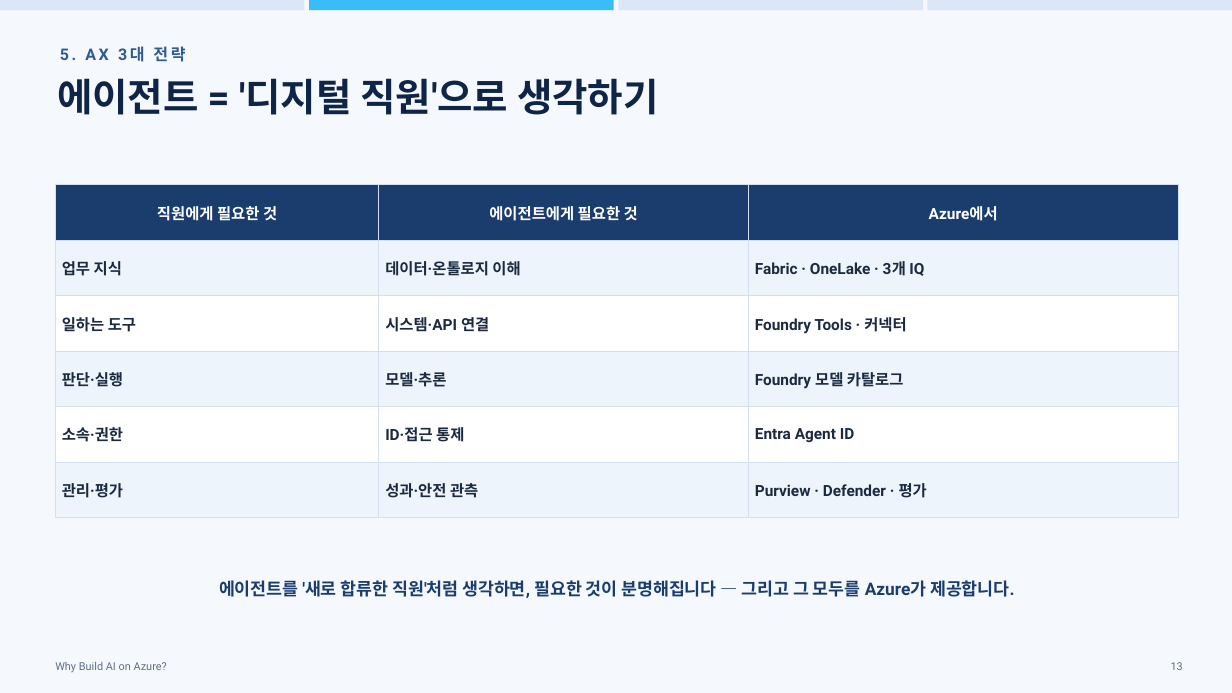
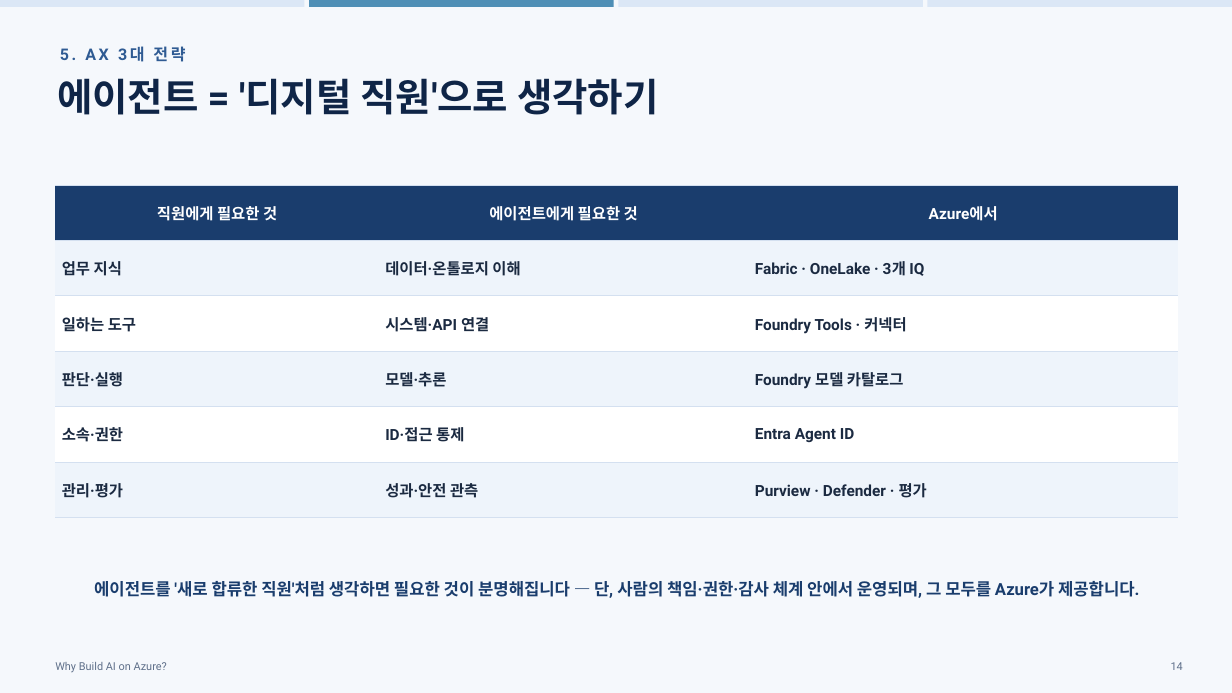
Before and after one commit to hijigoo/why-build-ai-on-azure, a slide deck: slide 14 of PROD-why-build-ai-on-azure.pptx (slide 13 before the commit). Drawn at 1232x693 pixels with LibreOffice and Linux fonts; fonts in the diff are those of the drawing. Boxes give left, top, right and bottom in pixels: in the first picture for what was removed or moved away, otherwise in the second. Text is boxed around its words. In the diff, an @@ line names an element or a change of style, - is before the commit and + after.

```diff
--- a/PROD-why-build-ai-on-azure.pptx
+++ b/PROD-why-build-ai-on-azure.pptx
@@ rectangle: place and size @@
-rectangle at [0,0,305,10]
+rectangle at [0,0,305,6]
@@ rectangle: place and size @@
-rectangle at [310,0,615,10]
+rectangle at [310,0,615,6]
@@ rectangle at [310,0,615,6]: fill #38BDF8 to #4F8FB6 @@
@@ rectangle: place and size @@
-rectangle at [618,0,923,10]
+rectangle at [618,0,923,6]
@@ rectangle: place and size @@
-rectangle at [928,0,1232,10]
+rectangle at [928,0,1232,6]
@@ table at [55,185,1178,502] @@
@@ borders changed @@
@@ text at [94,581,1139,598]: text changed; size 13.5 to 13 pt @@
-에이전트를 '새로 합류한 직원'처럼 생각하면, 필요한 것이 분명해집니다 — 그리고 그 모두를 Azure가 제공합니다.
+에이전트를 '새로 합류한 직원'처럼 생각하면 필요한 것이 분명해집니다 — 단, 사람의 책임·권한·감사 체계 안에서 운영되며, 그 모두를 Azure가 제공합니다.
@@ text at [1171,662,1183,670]: text changed @@
-13
+14
```
Also in this commit, not shown: 30 other slides changed, 1 slide added, 2 other files.
